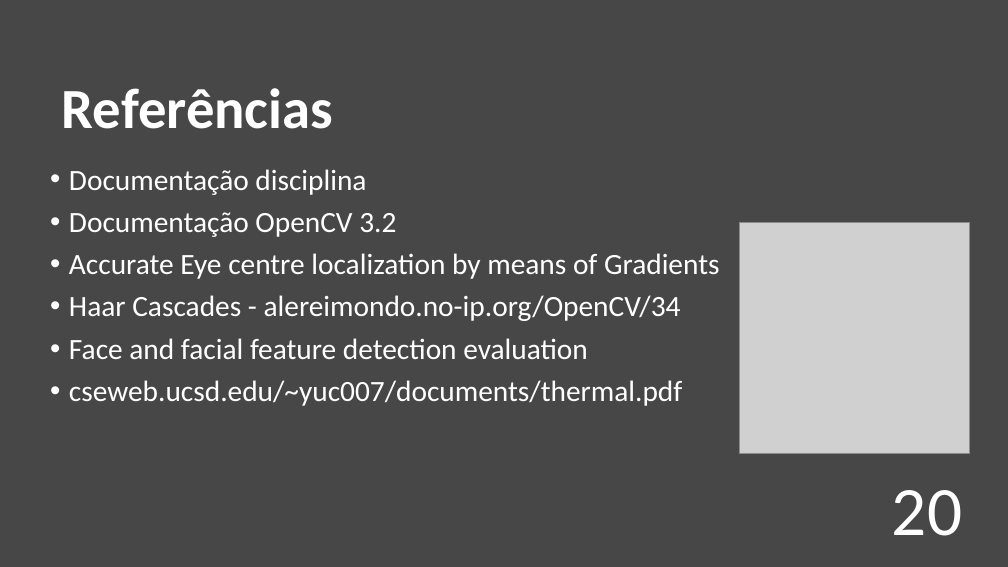
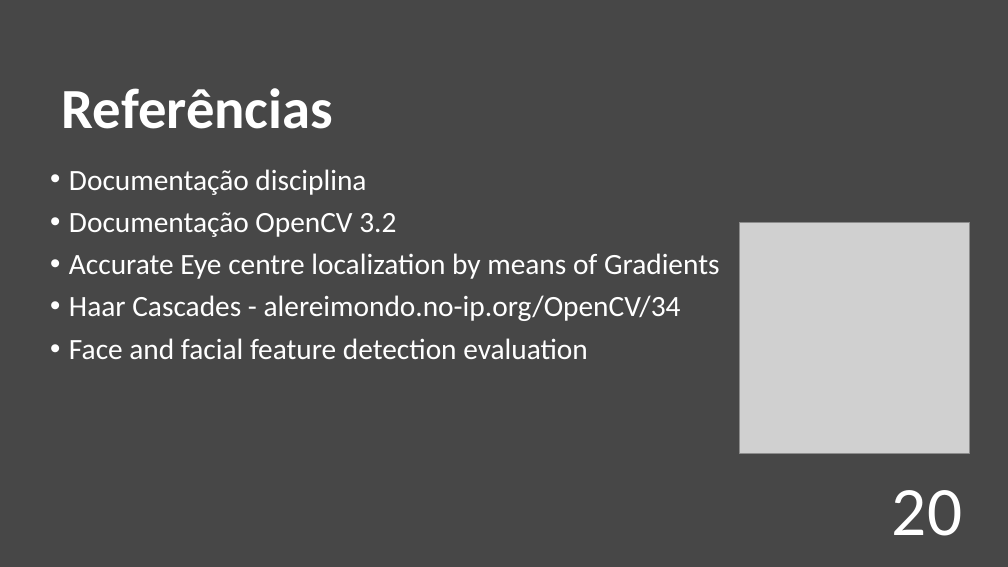
Before and after one commit to RRibeiro8/vc_projecto, a slide deck: slide 20 of docs/Presentation.pptx. Drawn at 1008x567 pixels with LibreOffice and Linux fonts; fonts in the diff are those of the drawing; grey boxes stand for pictures. Boxes give left, top, right and bottom in pixels: in the first picture for what was removed or moved away, otherwise in the second. Text is boxed around its words. In the diff, an @@ line names an element or a change of style, - is before the commit and + after.

```diff
--- a/docs/Presentation.pptx
+++ b/docs/Presentation.pptx
@@ text at (69, 380, 682, 406): paragraph removed @@
-• cseweb.ucsd.edu/~yuc007/documents/thermal.pdf
```
Also in this commit, not shown: 5 other slides changed.
